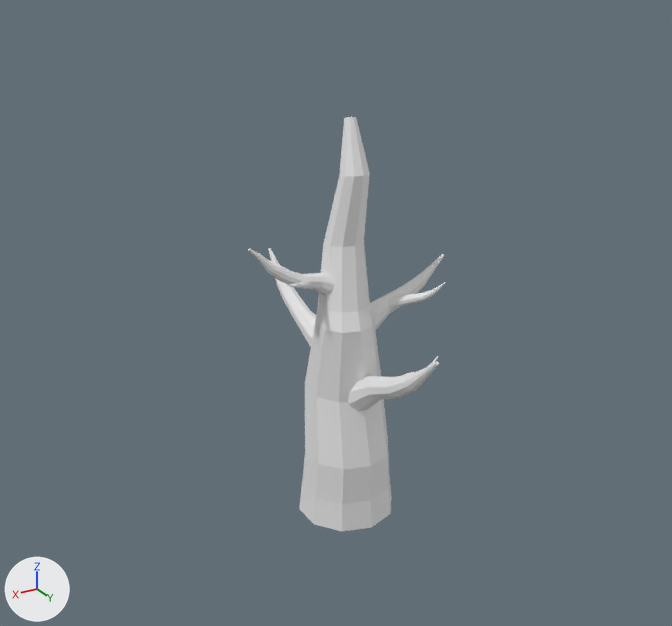
A saved change to the Blender file Blender/Arvore 5.blend.
Camera for both pictures: a 50 mm camera at (13.8, 22.6, 18.3) aimed at (0.0, -0.3, 6.8). Arrows for +X, +Y and +Z are at lower left; the lights stay in place.
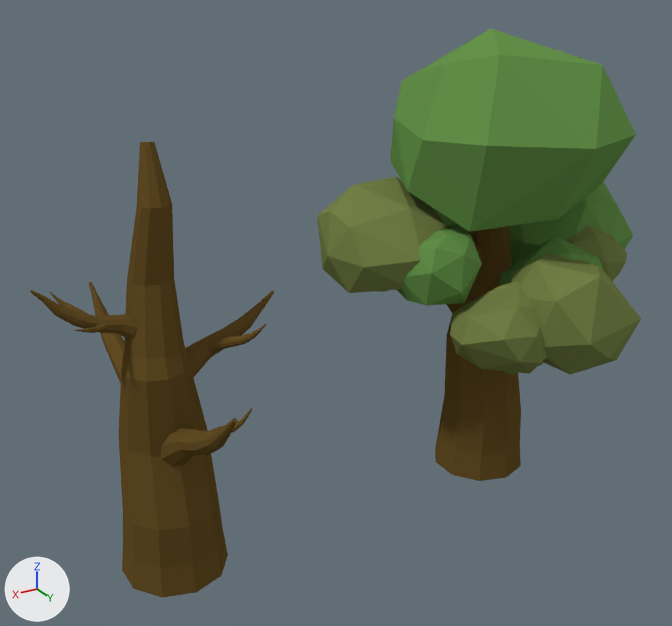
What differs and where, as boxes (x1, y1, x2, y2) in the pictures (672 x 626 px):
'Cylinder.010', added (green): after (317, 29, 641, 481)
    faces in mat_material_003 (green #66934b): (390, 29, 636, 375)
    faces in mat_material_004 (green #768249): (317, 177, 641, 374)
    faces in mat_material_001 (brown #654f26): (435, 226, 521, 481)
'Cylinder', reshaped, moved (161% wider, 10% taller): before (299, 117, 392, 531); after (30, 142, 274, 598)
'Cylinder.001', deleted: before (348, 361, 439, 411)
'Cylinder.003', deleted: before (268, 248, 316, 347)
'Cylinder.005', deleted: before (249, 249, 334, 295)
'Cylinder.006', deleted: before (370, 254, 445, 331)
'Cylinder.007', deleted: before (388, 282, 446, 310)
'Cylinder.008', deleted: before (287, 281, 311, 288)
part 1 of me_cylinder, added: after (75, 324, 109, 333)
part 2 of me_cylinder, added (brown): after (207, 324, 267, 354)
part 3 of me_cylinder, added (brown): after (185, 290, 274, 377)
part 4 of me_cylinder, added (brown): after (30, 290, 138, 339)
part 5 of me_cylinder, added: after (50, 292, 88, 314)
part 6 of me_cylinder, added (brown): after (89, 282, 124, 383)
part 7 of me_cylinder, added: after (209, 408, 253, 432)
part 8 of me_cylinder, added (brown): after (161, 418, 237, 466)
part 9 of me_cylinder, recoloured: before (299, 117, 392, 531); after (118, 142, 228, 598)

Edits to the bpy script that builds the scene:
```text
Change me_cylinder:
    used by ob_cylinder; location = (0.0, 0.0, 3.06); scale = (1.56, 1.56, 2.92)
    remove me_cylinder.from_pydata(...)  # 90 vertices, 82 faces; spans x -0.94..0.99, y -0.76..1.27, z -0.99..3.39
    add me_cylinder.from_pydata(...)  # 730 vertices, 658 faces; spans x -2.25..2.01, y -2.36..2.91, z -0.99..3.39
    me_cylinder part 1: a new loose piece of 80 vertices spanning x 0.64..1.48, y 0.09..0.52, z 1.73..1.89, in mat_material_001 (brown #654f26)
    me_cylinder part 2: a new loose piece of 80 vertices spanning x -1.65..-0.8, y 0.2..1.18, z 1.3..1.7, in mat_material_001 (brown #654f26)
    me_cylinder part 3: a new loose piece of 80 vertices spanning x -2.25..0.19, y -0.12..0.52, z 0.92..1.82, in mat_material_001 (brown #654f26)
    me_cylinder part 4: a new loose piece of 80 vertices spanning x 0.19..2.01, y -0.05..0.43, z 1.58..2.25, in mat_material_001 (brown #654f26)
    me_cylinder part 5: a new loose piece of 80 vertices spanning x 1.01..1.6, y -0.42..0.25, z 1.81..2.09, in mat_material_001 (brown #654f26)
    me_cylinder part 6: a new loose piece of 80 vertices spanning x -0.18..0.5, y -2.36..0.13, z 0.69..1.71, in mat_material_001 (brown #654f26)
    me_cylinder part 7: a new loose piece of 80 vertices spanning x -0.96..-0.06, y 1.4..1.95, z 0.7..1.12, in mat_material_001 (brown #654f26)
    me_cylinder part 8: a new loose piece of 80 vertices spanning x -0.36..0.44, y -0.04..2.91, z 0.16..1.37, in mat_material_001 (brown #654f26)
    me_cylinder part 9: 82 faces spanning x -0.94..0.99, y -0.76..1.27, z -0.99..3.39 switch from no material to mat_material_001 (brown #654f26)
Remove ob_cylinder_008:
    ob_cylinder_008 = bpy.data.objects.new('Cylinder.008', me_cylinder_008)
Remove ob_cylinder_007:
    ob_cylinder_007 = bpy.data.objects.new('Cylinder.007', me_cylinder_007)
Remove ob_cylinder_006:
    ob_cylinder_006 = bpy.data.objects.new('Cylinder.006', me_cylinder_006)
Remove ob_cylinder_005:
    ob_cylinder_005 = bpy.data.objects.new('Cylinder.005', me_cylinder_005)
Remove ob_cylinder_003:
    ob_cylinder_003 = bpy.data.objects.new('Cylinder.003', me_cylinder_003)
Remove ob_cylinder_001:
    ob_cylinder_001 = bpy.data.objects.new('Cylinder.001', me_cylinder_001)
Change ob_cylinder:
    ob_cylinder.location: (0.0, 0.0, 3.06) -> (6.06, 0.0, 3.06)
Add ob_cylinder_010:
    ob_cylinder_010 = bpy.data.objects.new('Cylinder.010', me_cylinder_010)  # 1008 vertices, 1170 faces; spans x -5.91..6.12, y -7.98..6.91, z -5.23..5.87; in mat_material_004 (green #768249), mat_material_003 (green #66944b), mat_material_001 (brown #654f26)
    ob_cylinder_010.location = (-5.81, 0.4, 8.14)
    ob_cylinder_010.rotation_euler = (1.571, 0.0, 0.0)  # degrees (90, 0, 0)
```
